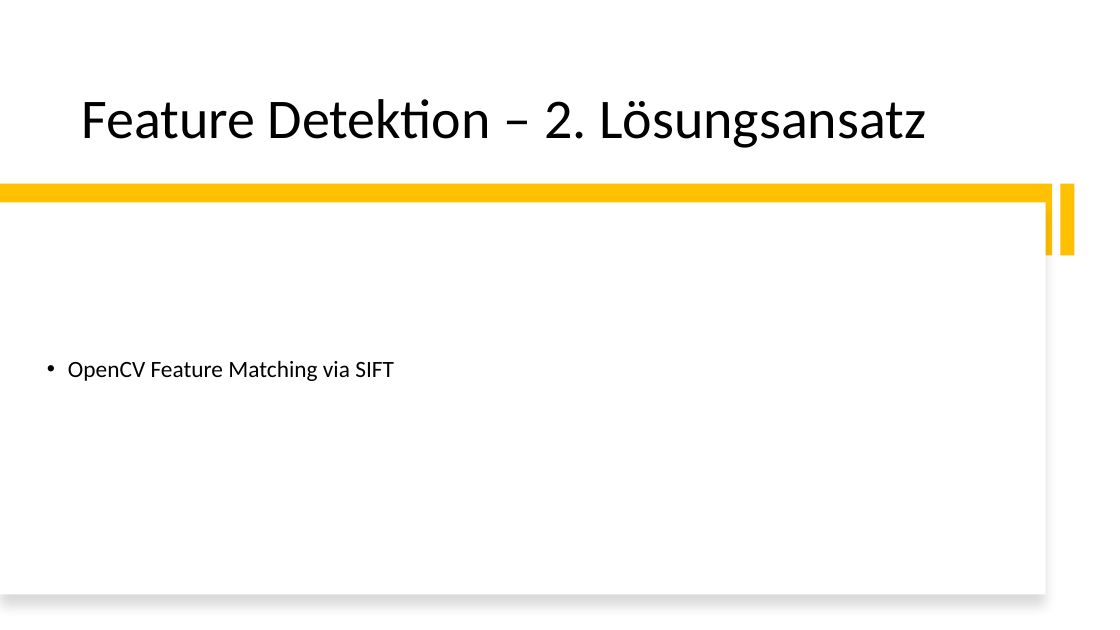
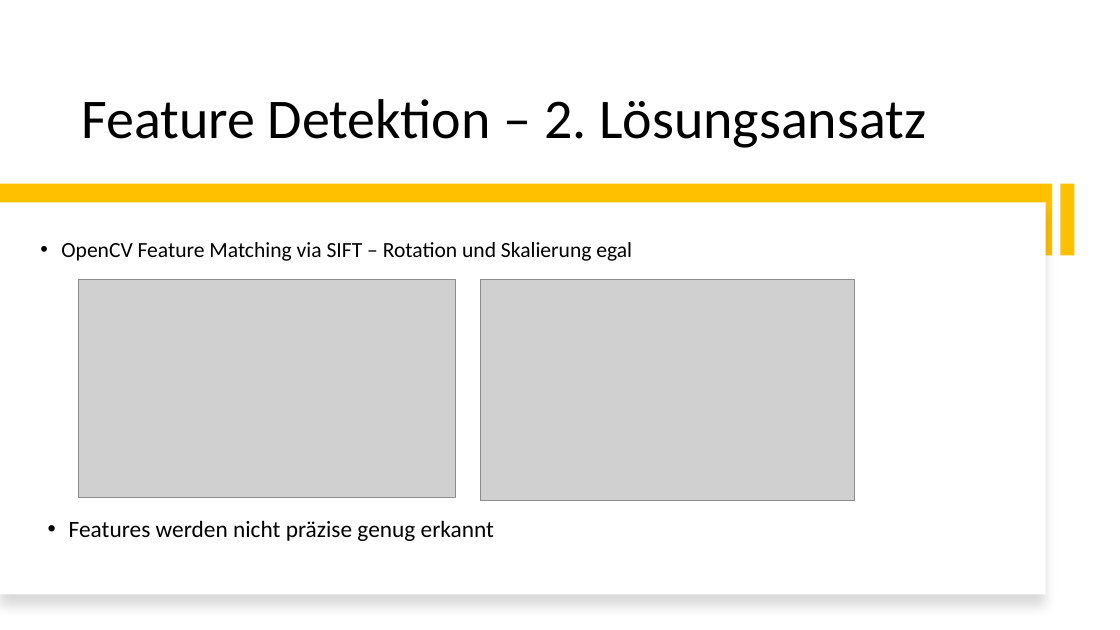
Before and after one commit to norbus161/Indiana-Jones-Defect-Detection, a slide deck: slide 9 of presentation/DIP-Project.pptx. Drawn at 1120x630 pixels with LibreOffice and Linux fonts; fonts in the diff are those of the drawing; grey boxes stand for pictures. Boxes give left, top, right and bottom in pixels: in the first picture for what was removed or moved away, otherwise in the second. Text is boxed around its words. In the diff, an @@ line names an element or a change of style, - is before the commit and + after.

```diff
--- a/presentation/DIP-Project.pptx
+++ b/presentation/DIP-Project.pptx
@@ text at bbox=[61, 242, 632, 261]: text changed; size 20 to 18.5 pt @@
-• OpenCV Feature Matching via SIFT
+• OpenCV Feature Matching via SIFT – Rotation und Skalierung egal
@@ picture added at bbox=[78, 280, 455, 498] @@
@@ picture added at bbox=[481, 280, 854, 501] @@
@@ text added at bbox=[69, 520, 494, 541], 20 pt, text #000000 @@
+• Features werden nicht präzise genug erkannt
```
Also in this commit, not shown: 3 other slides changed, 2 slides added, 5 other files.
